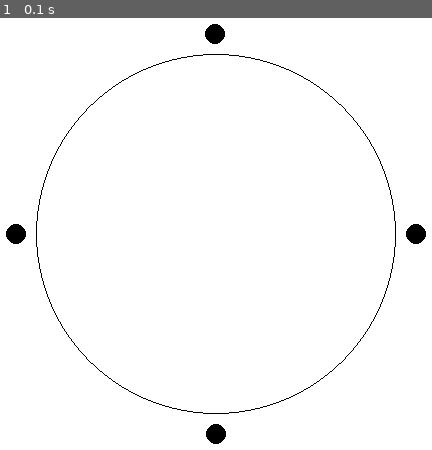
Above: before the commit, frame 1.
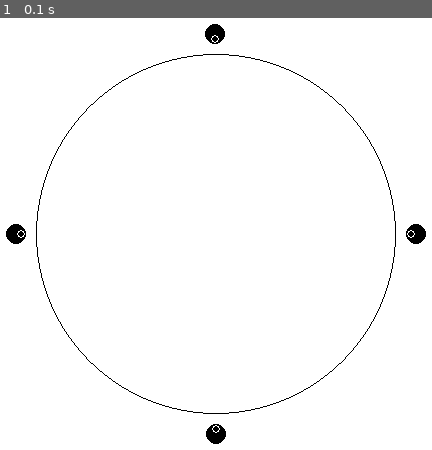
Above: after the commit, the same moment.

Repository: holistudio/mewantfood
Game: pygame game, started from pygame/game.py
Same seed, same stepped clock (60 frames per second), same inputs: the game is played once before the commit and once after it.
Inputs:
- Up to frame 1 (0.1 s): no input

The runs differ from the first frame. In frame 1, less than 0.1% of the frame differs, in the area x 3-97%, y 3-97%.

Commit message:
Update game.py
mouths

Diff:
--- a/pygame/game.py
+++ b/pygame/game.py
@@ -10,6 +10,7 @@
 screen_height = 600
 
 agent_locations = [(200,0), (200,90), (200,180), (200,270)]
+mouth_locations = [(a[0]-5,a[1]) for a in agent_locations]
 
 def polar_to_cartesian(r, theta):
     # assume theta is in degrees
@@ -51,6 +52,11 @@
         screen_x = int(screen_width / 2 + x)
         screen_y = int(screen_height / 2 + y)
         pygame.draw.circle(screen, BLACK, (screen_x, screen_y), 10)
+    for r, theta in mouth_locations:
+        x, y = polar_to_cartesian(r, theta)
+        screen_x = int(screen_width / 2 + x)
+        screen_y = int(screen_height / 2 + y)
+        pygame.draw.circle(screen, WHITE, (screen_x, screen_y), 4, 1)
     pygame.display.flip()
     clock.tick(fps)
     frame_counter += 1
